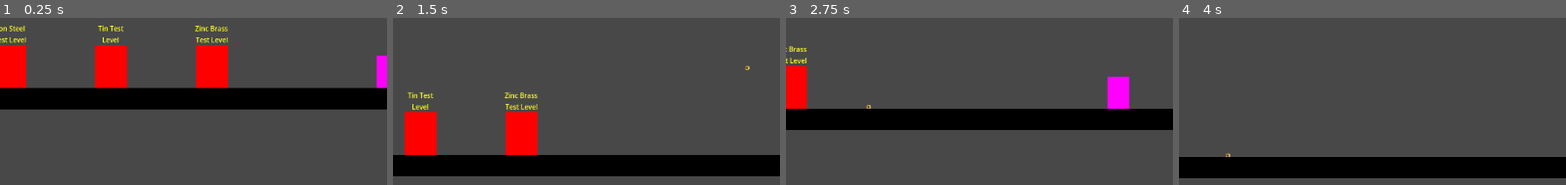
Above: before the commit, frames 1-4 (left to right).
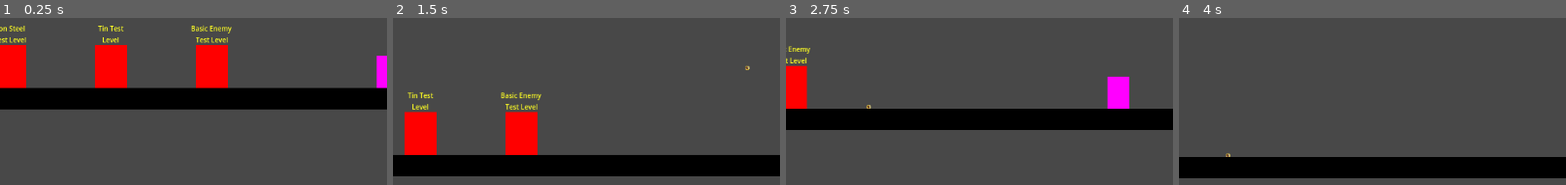
Above: after the commit, the same moments.

Repository: EdwardStanford7/MistbornGame
Game: Godot game, scene res://Levels/main.tscn
Same seed, same stepped clock (60 frames per second), same inputs: the game is played once before the commit and once after it.
Inputs (mouse positions are % of the whole screen's width and height, from its top left):
- Up to frame 1 (0.25 s): no input
- Up to frame 2 (1.5 s): tap Enter (enter_loading_zone) at 0.5 s; move the mouse to (72, 58) at 0.52 s; hold B (brass) 0.53-1.28 s; hold D (right) from 0.53 s (still down); tap Space (jump) at 0.77, 1.07 s; click (72, 58) at 0.8 s; move the mouse to (30, 71) at 1.27 s; click (30, 71) at 1.35 s
- Up to frame 3 (2.75 s): tap Space (jump) at 1.52, 1.82 s; tap Z (zinc) at 1.55 s; move the mouse to (60, 36) at 2.02 s; release D (right) at 2.03 s; hold A (left) from 2.03 s (still down); hold Z (zinc) from 2.03 s (still down); tap Q (aluminum, bound only after the commit) at 2.3 s
- Up to frame 4 (4 s): move the mouse to (45, 91) at 2.77 s; release A (left) at 2.78 s; release Z (zinc) at 2.78 s; hold D (right) from 2.78 s (still down); tap Q (aluminum, bound only after the commit) at 2.85 s; tap Space (jump) at 3.02, 3.05, 3.32, 3.6, 3.77 s; move the mouse to (80, 84) at 3.52 s; hold B (brass) from 3.53 s (still down)
The pictures show only the part of the screen within x 0-50%, y 49-99%; the shares and areas given below are measured in that part.

The runs differ from the first frame. In frame 1, 0.2% of the frame differs, in the area x 49-60%, y 4-10%; in frame 2, 0.2%; in frame 3, 0.1%; in frame 4, nothing differs.

Commit message:
Aluminum

Diff:
--- a/Characters/player.tscn
+++ b/Characters/player.tscn
@@ -20,8 +20,9 @@
 pull_push_force = 150000
 mass = 650
 throw_speed = 750
-stun_time = 60
-coyote_time = 5
+stun_time = 2.0
+coyote_time = 0.1
+allomancy_refresh_time = 5.0
 health = 100
 pewter_scaling = 1.2
 
--- /dev/null
+++ b/Levels/enemy_test.tscn
@@ -0,0 +1,52 @@
+[gd_scene load_steps=6 format=3 uid="uid://bbjtxxlhs333y"]
+
+[ext_resource type="PackedScene" uid="uid://bhj6vcmatg6vi" path="res://Characters/player.tscn" id="1_but1o"]
+[ext_resource type="PackedScene" uid="uid://bwflfo552mdxe" path="res://Characters/enemy.tscn" id="2_1h6ph"]
+[ext_resource type="PackedScene" uid="uid://4ky7npwoorln" path="res://Prefabs/floor.tscn" id="3_f2y1s"]
+[ext_resource type="PackedScene" uid="uid://jd44661cckq2" path="res://Prefabs/wall.tscn" id="4_eisp8"]
+[ext_resource type="PackedScene" uid="uid://ca3cll143cteb" path="res://Prefabs/scene_transition.tscn" id="5_mos72"]
+
+[node name="EnemyTest" type="Node2D"]
+
+[node name="Player" parent="." instance=ExtResource("1_but1o")]
+position = Vector2(143, -52)
+stun_time = 0.0
+coyote_time = 0.0
+
+[node name="TestEnemy" parent="." instance=ExtResource("2_1h6ph")]
+position = Vector2(-130, -149)
+
+[node name="TestEnemy2" parent="." instance=ExtResource("2_1h6ph")]
+position = Vector2(306, -249)
+
+[node name="TestEnemy3" parent="." instance=ExtResource("2_1h6ph")]
+position = Vector2(377, -47)
+
+[node name="Floor" parent="." instance=ExtResource("3_f2y1s")]
+position = Vector2(-256, 0)
+
+[node name="Floor3" parent="." instance=ExtResource("3_f2y1s")]
+position = Vector2(-256, -544)
+
+[node name="Floor4" parent="." instance=ExtResource("3_f2y1s")]
+position = Vector2(256, -544)
+
+[node name="Wall" parent="." instance=ExtResource("4_eisp8")]
+position = Vector2(-496, -272)
+
+[node name="Wall2" parent="." instance=ExtResource("4_eisp8")]
+position = Vector2(496, -272)
+
+[node name="Floor2" parent="." instance=ExtResource("3_f2y1s")]
+position = Vector2(256, 0)
+
+[node name="SceneTransition" parent="." instance=ExtResource("5_mos72")]
+position = Vector2(-350, -48)
+scene_to_load = "res://Levels/main.tscn"
+label = "Back To Main"
+
+[node name="Floor5" parent="." instance=ExtResource("3_f2y1s")]
+position = Vector2(-18, -103)
+
+[node name="Floor6" parent="." instance=ExtResource("3_f2y1s")]
+position = Vector2(206, -198)
--- a/Levels/main.tscn
+++ b/Levels/main.tscn
@@ -11,6 +11,8 @@
 
 [node name="Player" parent="." instance=ExtResource("3_ugfnl")]
 position = Vector2(-39, -42)
+stun_time = 0.0
+coyote_time = 0.0
 
 [node name="Floor" parent="." instance=ExtResource("1_8mn4l")]
 position = Vector2(512, 0)
@@ -47,5 +49,5 @@
 
 [node name="SceneTransition3" parent="." instance=ExtResource("4_x1iks")]
 position = Vector2(-300, -48)
-scene_to_load = "res://Levels/zinc_brass_test.tscn"
-label = "Zinc Brass Test Level"
+scene_to_load = "res://Levels/enemy_test.tscn"
+label = "Basic Enemy Test Level"
--- a/Levels/zinc_brass_test.tscn
+++ /dev/null
@@ -1,50 +0,0 @@
-[gd_scene load_steps=6 format=3 uid="uid://bbjtxxlhs333y"]
-
-[ext_resource type="PackedScene" uid="uid://bhj6vcmatg6vi" path="res://Characters/player.tscn" id="1_jt0kx"]
-[ext_resource type="PackedScene" uid="uid://4ky7npwoorln" path="res://Prefabs/floor.tscn" id="2_627f4"]
-[ext_resource type="PackedScene" uid="uid://jd44661cckq2" path="res://Prefabs/wall.tscn" id="3_wfdrj"]
-[ext_resource type="PackedScene" uid="uid://ca3cll143cteb" path="res://Prefabs/scene_transition.tscn" id="4_b6yru"]
-[ext_resource type="PackedScene" uid="uid://bwflfo552mdxe" path="res://Characters/test_enemy.tscn" id="5_gau1v"]
-
-[node name="ZincBrass" type="Node2D"]
-
-[node name="Player" parent="." instance=ExtResource("1_jt0kx")]
-position = Vector2(143, -52)
-
-[node name="TestEnemy" parent="." instance=ExtResource("5_gau1v")]
-position = Vector2(-130, -149)
-
-[node name="TestEnemy2" parent="." instance=ExtResource("5_gau1v")]
-position = Vector2(306, -249)
-
-[node name="TestEnemy3" parent="." instance=ExtResource("5_gau1v")]
-position = Vector2(377, -47)
-
-[node name="Floor" parent="." instance=ExtResource("2_627f4")]
-position = Vector2(-256, 0)
-
-[node name="Floor3" parent="." instance=ExtResource("2_627f4")]
-position = Vector2(-256, -544)
-
-[node name="Floor4" parent="." instance=ExtResource("2_627f4")]
-position = Vector2(256, -544)
-
-[node name="Wall" parent="." instance=ExtResource("3_wfdrj")]
-position = Vector2(-496, -272)
-
-[node name="Wall2" parent="." instance=ExtResource("3_wfdrj")]
-position = Vector2(496, -272)
-
-[node name="Floor2" parent="." instance=ExtResource("2_627f4")]
-position = Vector2(256, 0)
-
-[node name="SceneTransition" parent="." instance=ExtResource("4_b6yru")]
-position = Vector2(-350, -48)
-scene_to_load = "res://Levels/main.tscn"
-label = "Back To Main"
-
-[node name="Floor5" parent="." instance=ExtResource("2_627f4")]
-position = Vector2(-18, -103)
-
-[node name="Floor6" parent="." instance=ExtResource("2_627f4")]
-position = Vector2(206, -198)
--- a/Scripts/player.gd
+++ b/Scripts/player.gd
@@ -1,6 +1,7 @@
 class_name Player
 extends CharacterBody2D
 
+# Anytime you add an allomantic release signal here, remember to add it to the stun and wipe allomancy functions
 signal enter_loading_zone
 signal metal_allomancy_released
 signal zinc_released
@@ -36,10 +37,12 @@
 @export var mass: int
 ## This value is in newtons
 @export var throw_speed: int
-## This value is in physics update frames (1/60 second)
-@export var stun_time: int
-## This value is in physics update frames (1/60 second)
-@export var coyote_time: int
+## This value is seconds
+@export var stun_time: float
+## This value is seconds
+@export var coyote_time: float
+## This value is in seconds
+@export var allomancy_refresh_time: float
 @export var health: int
 @export var pewter_scaling: float
 
@@ -50,9 +53,11 @@
 var tin_active := false
 var speed_bubble: SpeedBubble = null
 var is_stunned := false
-var stun_timer := 0
+var stun_timer := 0.0
 var has_jump := false
-var coyote_timer := 0
+var coyote_timer := 0.0
+var allomancy_wiped := false
+var allomancy_refresh_timer := 0.0
 
 func _ready():
 	# Check if tin light needs to be enabled or not
@@ -62,11 +67,21 @@
 	for enemy in get_tree().get_nodes_in_group("Stunner"):
 		enemy.stun_player.connect(get_stunned)
 
-func _physics_process(_delta):
-	coyote_update()
+func _physics_process(delta):
+	coyote_update(delta)
 
 	if is_stunned:
-		stun_update(_delta)
+		stun_update(delta)
+		return
+
+	# Basic actions
+	handle_loading_zone_input()
+	handle_throw_coin_input(delta)
+	handle_jump_input(delta)
+	handle_move_input(delta)
+
+	if allomancy_wiped:
+		allomancy_refresh_update(delta)
 		return
 
 	# Allomantic actions
@@ -84,15 +99,11 @@
 		handle_brass_input()
 	if bendalloy_unlocked:
 		handle_bendalloy_input()
-
-	# Other actions
-	handle_loading_zone_input()
-	handle_throw_coin_input(_delta)
-	handle_jump_input(_delta)
-	handle_move_input(_delta)
+	if aluminum_unlocked:
+		handle_aluminum_input()
 
 	# Finalize physics
-	compute_physics(_delta)
+	compute_physics(delta)
 
 # Basic player functionality section
 func handle_loading_zone_input():
@@ -185,7 +196,7 @@
 			tin_active = true
 
 func handle_zinc_input():
-	if Input.is_action_just_pressed("zinc"):
+	if Input.is_action_pressed("zinc"):
 		var enemy = get_target_from_group("Enemy")
 		if enemy:
 			enemy.change_AI_mode(enemy.AI_mode.aggressive)
@@ -194,7 +205,7 @@
 		zinc_released.emit()
 
 func handle_brass_input():
-	if Input.is_action_just_pressed("brass"):
+	if Input.is_action_pressed("brass"):
 		var enemy = get_target_from_group("Enemy")
 		if enemy:
 			enemy.change_AI_mode(enemy.AI_mode.passive)
@@ -222,6 +233,10 @@
 					speed_bubble.destroyed.connect(metal.deactivate_slow_time)
 					metal.activate_slow_time()
 
+func handle_aluminum_input():
+	if Input.is_action_just_pressed("aluminum"):
+		wipe_allomancy()
+
 # Helpers
 func compute_physics(delta):
 	handle_gravity()
@@ -258,18 +273,32 @@
 	is_stunned = true
 	stun_timer = stun_time
 
-func stun_update(_delta):
-	stun_timer -= 1
-	compute_physics(_delta)
+func wipe_allomancy():
+	metal_allomancy_released.emit()
+	zinc_released.emit()
+	brass_released.emit()
+
+	allomancy_wiped = true
+	allomancy_refresh_timer = allomancy_refresh_time
+
+func stun_update(delta):
+	stun_timer -= delta
+	compute_physics(delta)
 	if stun_timer <= 0:
 		is_stunned = false
 
-func coyote_update():
+func allomancy_refresh_update(delta):
+	allomancy_refresh_timer -= delta
+	compute_physics(delta)
+	if allomancy_refresh_timer <= 0:
+		allomancy_wiped = false
+
+func coyote_update(delta):
 	if is_grounded():
 		has_jump = true
 		coyote_timer = coyote_time
 
 	if !(is_on_floor() || is_on_wall() || is_on_ceiling()) && coyote_timer > 0:
-		coyote_timer -= 1
+		coyote_timer -= delta
 		if coyote_timer == 0:
 			has_jump = false
--- a/project.godot
+++ b/project.godot
@@ -82,6 +82,11 @@
 "events": [Object(InputEventKey,"resource_local_to_scene":false,"resource_name":"","device":-1,"window_id":0,"alt_pressed":false,"shift_pressed":false,"ctrl_pressed":false,"meta_pressed":false,"pressed":false,"keycode":0,"physical_keycode":70,"key_label":0,"unicode":102,"echo":false,"script":null)
 ]
 }
+aluminum={
+"deadzone": 0.5,
+"events": [Object(InputEventKey,"resource_local_to_scene":false,"resource_name":"","device":-1,"window_id":0,"alt_pressed":false,"shift_pressed":false,"ctrl_pressed":false,"meta_pressed":false,"pressed":false,"keycode":0,"physical_keycode":81,"key_label":0,"unicode":113,"echo":false,"script":null)
+]
+}
 
 [layer_names]
 
Not shown, changed: README.md
